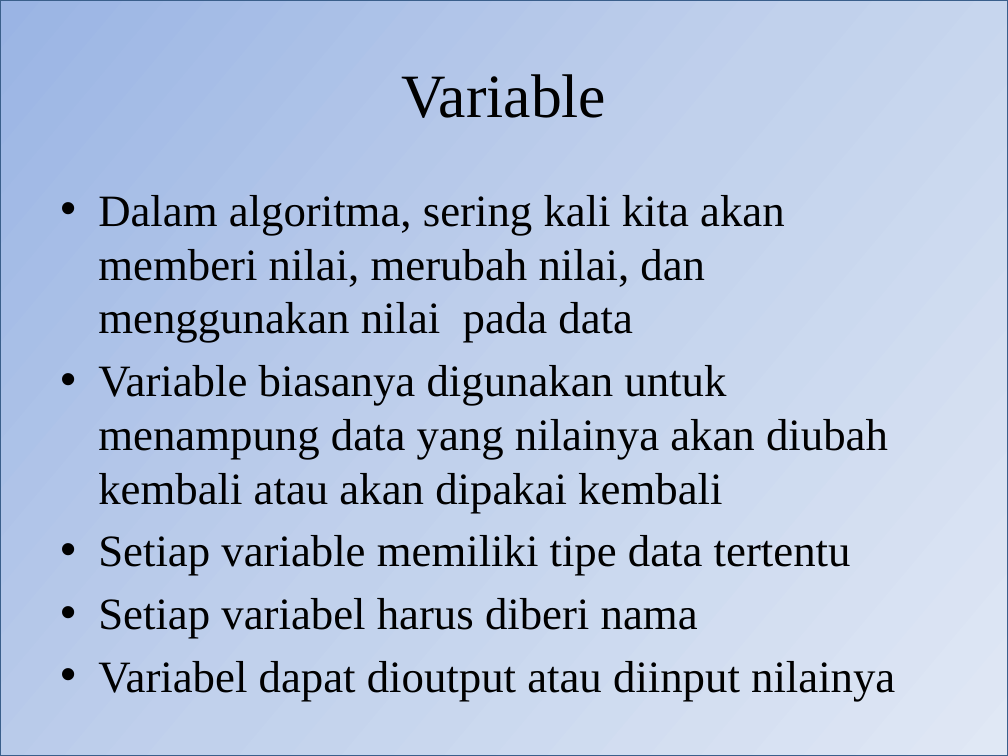
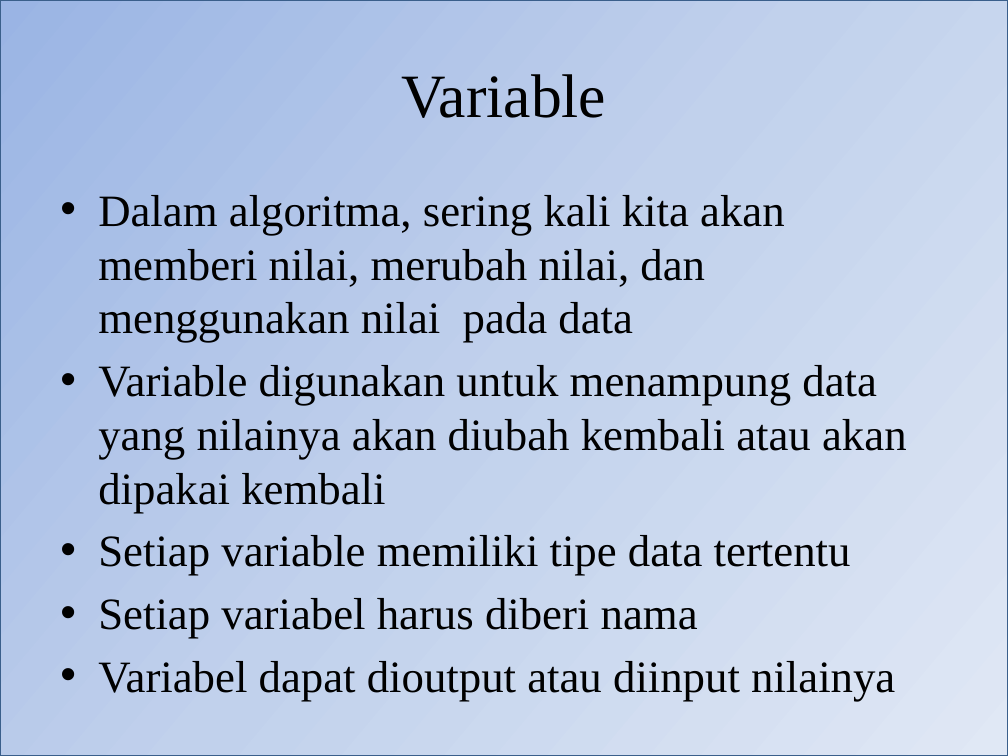
Before and after one commit to blodstone/Pengantar-Algoritma, a slide deck: slide 13 of Presentasi/Pertemuan 2 Pengenalan Algoritma.pptx. Drawn at 1008x756 pixels with LibreOffice and Linux fonts; fonts in the diff are those of the drawing. Boxes give left, top, right and bottom in pixels: in the first picture for what was removed or moved away, otherwise in the second. Text is boxed around its words. In the diff, an @@ line names an element or a change of style, - is before the commit and + after.

Commit message:
Ini yang lupa Commit

```diff
--- a/Presentasi/Pertemuan 2 Pengenalan Algoritma.pptx
+++ b/Presentasi/Pertemuan 2 Pengenalan Algoritma.pptx
@@ text at (x1=98, y1=365, x2=907, y2=513): text changed @@
-• Variable biasanya digunakan untuk menampung data yang nilainya akan diubah kembali atau akan dipakai kembali
+• Variable digunakan untuk menampung data yang nilainya akan diubah kembali atau akan dipakai kembali
```
Also in this commit, not shown: 4 other slides changed, 3 slides added, 1 other file.
